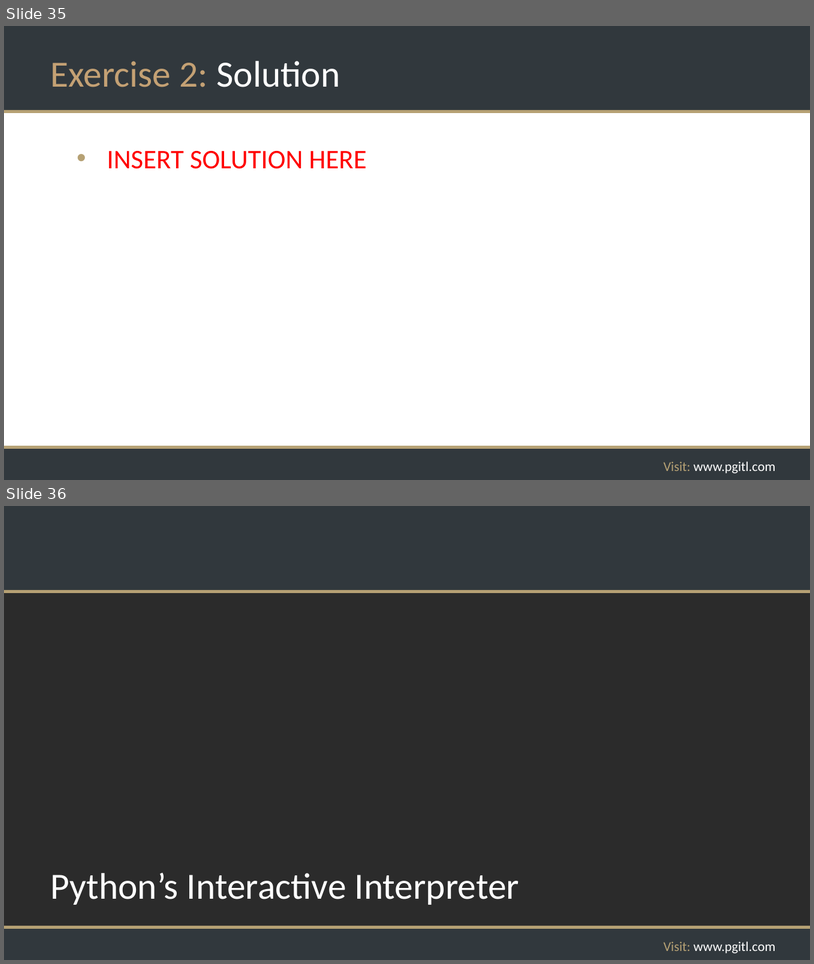
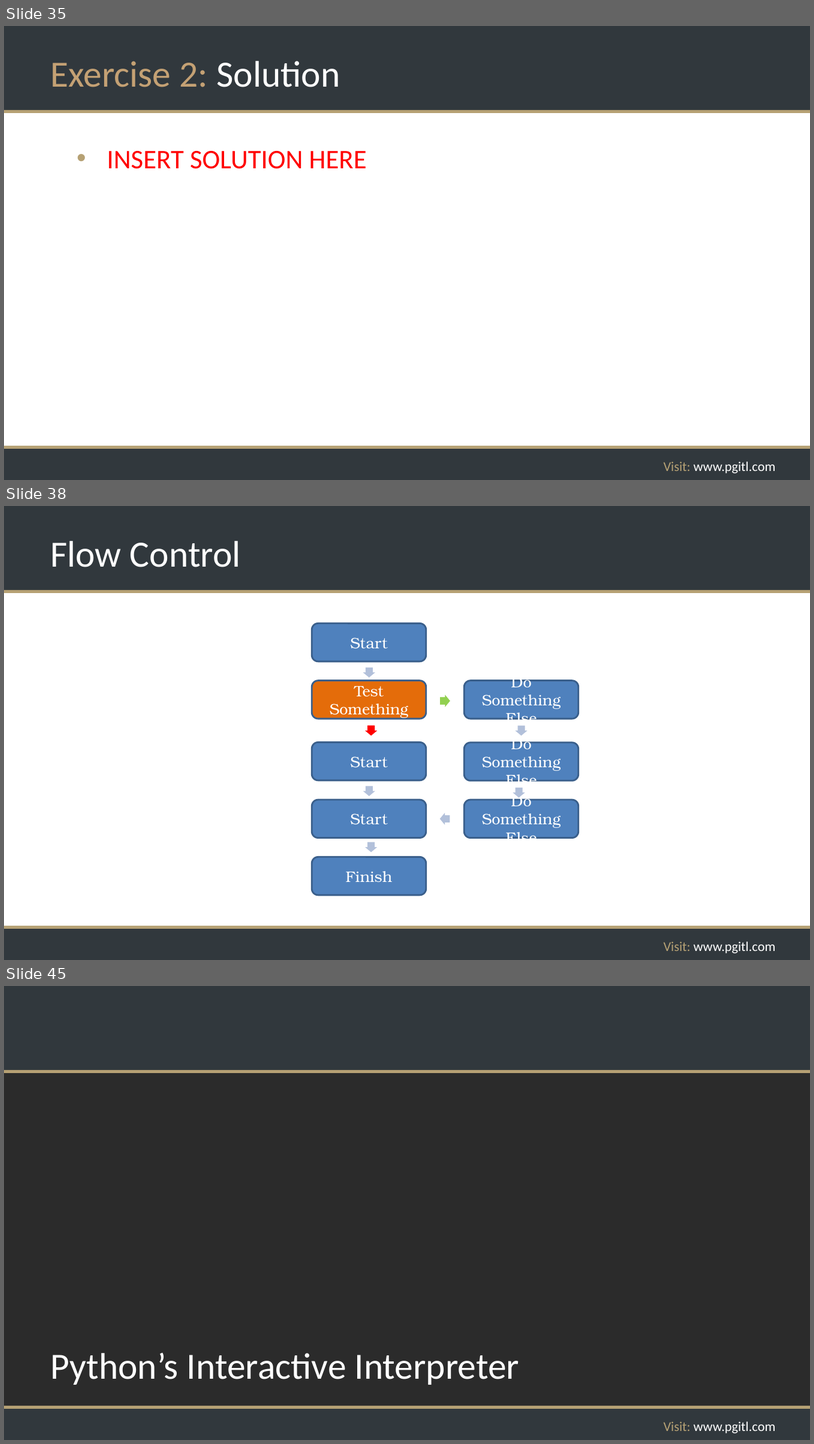
Before and after one commit to rikkouri/project-a, a slide deck: Programming Foundations.pptx. Shown one above the other, each under a label of ours: slides 35 and 36 before the commit, slides 35, 38 and 45 after it; the slides between them are not shown. The pictures are 814x964 and 814x1444 pixels, drawn with LibreOffice and Linux fonts; fonts in the diff are those of the drawing; background and template pictures are left out; a plain dark background stands for a picture behind light text. Boxes give left, top, right and bottom in pixels: in the first picture for what was removed or moved away, otherwise in the second. Text is boxed around its words. In the diff, an @@ line names an element or a change of style, - is before the commit and + after.

```diff
--- a/Programming Foundations.pptx
+++ b/Programming Foundations.pptx
@@ slide 38 added at [4, 506, 810, 960], background #FFFFFF; not listed: 5 template elements that a slide beside it also shows @@
@@ title added at [50, 541, 241, 567], 44 pt, text #FFFFFF @@
+Flow Control
@@ rounded rectangle added at [312, 624, 426, 661], fill #4F81BD, outline #3A5F8C 2 pt, 18 pt, text #FFFFFF @@
+Start
@@ right arrow added at [363, 667, 376, 678], fill #B3C1DB @@
@@ rounded rectangle added at [312, 680, 426, 718], fill #E46C0A, outline #3A5F8C 2 pt, 18 pt, text #FFFFFF @@
+Test Something
@@ rounded rectangle added at [464, 680, 579, 718], fill #4F81BD, outline #3A5F8C 2 pt, 18 pt, text #FFFFFF @@
+Do Something Else
@@ right arrow added at [440, 695, 450, 707], fill #92D050 @@
@@ rectangle added at [440, 697, 447, 705], fill #92D050 @@
@@ right arrow added at [365, 725, 378, 736], fill #FF0000 @@
@@ rectangle added at [368, 726, 375, 733], fill #FF0000 @@
@@ right arrow added at [515, 725, 528, 736], fill #B3C1DB @@
@@ rounded rectangle added at [312, 742, 426, 780], fill #4F81BD, outline #3A5F8C 2 pt, 18 pt, text #FFFFFF @@
+Start
@@ rounded rectangle added at [464, 742, 579, 781], fill #4F81BD, outline #3A5F8C 2 pt, 18 pt, text #FFFFFF @@
+Do Something Else
@@ right arrow added at [363, 786, 376, 796], fill #B3C1DB @@
@@ right arrow added at [513, 787, 525, 797], fill #B3C1DB @@
@@ rounded rectangle added at [312, 799, 426, 838], fill #4F81BD, outline #3A5F8C 2 pt, 18 pt, text #FFFFFF @@
+Start
@@ rounded rectangle added at [464, 799, 579, 838], fill #4F81BD, outline #3A5F8C 2 pt, 18 pt, text #FFFFFF @@
+Do Something Else
@@ right arrow added at [440, 813, 450, 825], fill #B3C1DB @@
@@ right arrow added at [365, 842, 378, 852], fill #B3C1DB @@
@@ rounded rectangle added at [312, 857, 426, 895], fill #4F81BD, outline #3A5F8C 2 pt, 18 pt, text #FFFFFF @@
+Finish
@@ what was slide 36 is now slide 45 @@
```
Also in this commit, not shown: 1 slide changed, 13 other slides added.
